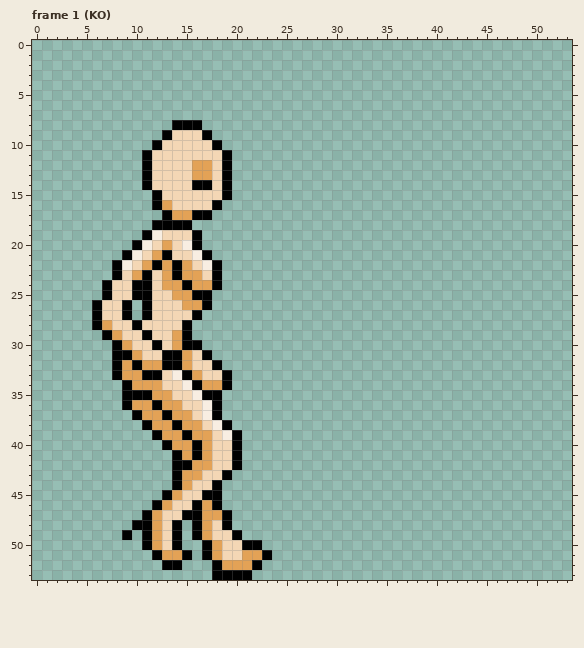
Edited in one commit: pixel-art file (Platformer/Assets/Images/Ase/HeroineKO.ase). Above, as it was before the edit.
54x54 pixels, 24 frames. Shown: frame 1 (KO). The commit also changed other frames, which this record leaves out.
And afterwards:
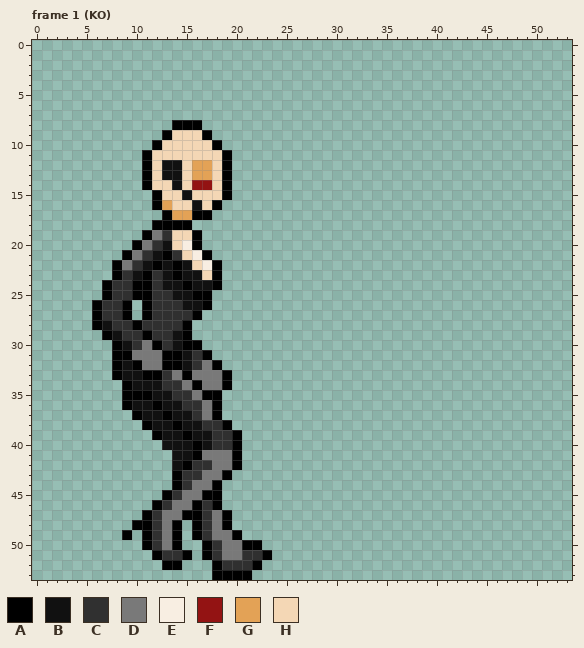
Palette (. is transparent): A #000000  B #111111  C #303030  D #797979  E #f8eee2  F #931313  G #e3a256  H #f4d7b5
Edits made:
layer "Outfits/Catsuit" now shown
layer "Faux" added
--- frame 1 (KO), layers "Faux", "Outfits/Catsuit"
@@ x 5..24 @@
 11 ......AHHHHHHHA.....
-12 ......AHHHHGGHA.....
-13 ......AHHHHGGHA.....
-14 ......AHHHHAAHA.....
-15 .......AHHHHHHA.....
-16 .......AGHHHHA......
+12 ......AHBBHGGHA.....
+13 ......AHBBHGGHA.....
+14 ......AHHBHFFHA.....
+15 .......AHHBHHHA.....
+16 .......AGHHBHA......
 17 ........AGGAA.......
 18 .......AAAA.........
-19 ......AEHHHA........
-20 .....AEHGHEA........
-21 ....AEHGAHHEA.......
-22 ...AEHGAGAGHEA......
-23 ...AHGAHGAGGHA......
-24 ..AHHAAHGGAGGA......
-25 ..AHHAAHHGGAA.......
-26 .AHHA.AHHHGGA.......
-27 .AHHA.AHHHHA........
-28 .AGHHAHHHHA.........
-29 ..AGHHAHHGA.........
-30 ...AGHHAHGAA........
-31 ...AAGHHAAGHA.......
-32 ...AGAGGAAGHHA......
-33 ...AGGAAHEAGHHA.....
-34 ....AGGGHHEAGGA.....
-35 ....AAAGGHHEAA......
-36 ....AGGAGGHHEA......
-37 .....AGGAGGHEA......
-38 ......AGGAGGHEA.....
-39 .......AGGAGGHEA....
-40 ........AGGAGHHA....
-41 .........AGAGHHA....
-42 .........AAGGHHA....
-43 .........AGGHHA.....
-44 .........AGHHA......
-45 ........AGHHAA......
-46 .......AGHHAGA......
-47 ......AGHHAAGGA.....
-48 .....AAGHA.AGHA.....
-49 ....A.AGHA.AGHHA....
-50 ......AGHA..AGHHAA..
-51 .......AGGA.AGHHGGA.
-52 ........AA...AGGGA..
+19 ......ADCHHA........
+20 .....ADCBHEA........
+21 ....ADCBACHEA.......
+22 ...ADCBABABHEA......
+23 ...ACBACBABBHA......
+24 ..ACCAACBBABBA......
+25 ..ACCAACCBBAA.......
+26 .ACCA.ACCCBBA.......
+27 .ACCA.ACCCCA........
+28 .ABCCACCCCA.........
+29 ..ABCCACCBA.........
+30 ...ABCDACBAA........
+31 ...AADDDAABCA.......
+32 ...ABADDAABCDA......
+33 ...ABBAACDADDDA.....
+34 ....ABBBCCDADDA.....
+35 ....AAABBCCDAA......
+36 ....ABBABBCCDA......
+37 .....ABBABBCDA......
+38 ......ABBABBCCA.....
+39 .......ABBABBCCA....
+40 ........BBBABCCA....
+41 .........BBADDDA....
+42 .........BACCDDA....
+43 .........ACCDDA.....
+44 .........ACDDA......
+45 ........ACDDAA......
+46 .......ACDDACA......
+47 ......ACDDAACDA.....
+48 .....AACDA.ACDA.....
+49 ....A.ACDA.ACDDA....
+50 ......ACDA..ACDDAA..
+51 .......ACCA.ACDDCCA.
+52 ........AA...ACCCA..
 53 .............AAAA...
Where, in picture pixels (left, top, right, bottom), the same in both pictures:
changed: (102, 160, 262, 570)
